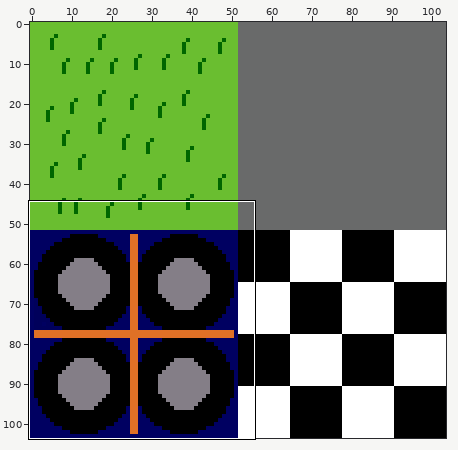
File history of a sprite sheet, maptiles2.png. Above, an overview of the earlier version with the close-up marked.
Close-up. Earlier state:
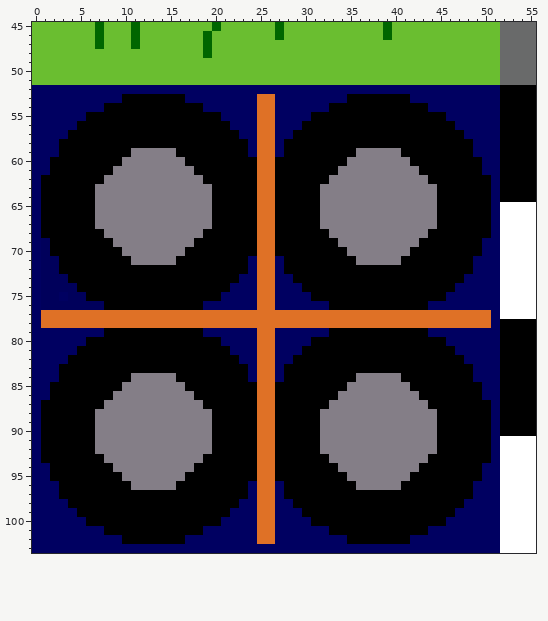
The file is 104x104 pixels. Shown: x 0..55, y 45..103.
The same view after the edit:
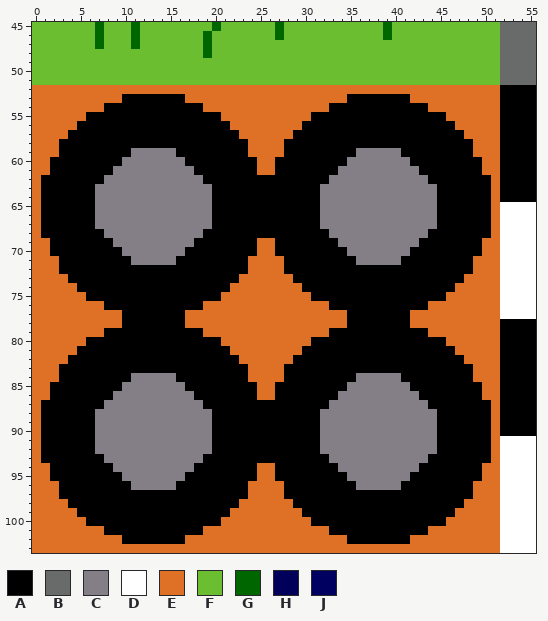
Palette (. is transparent): A #000000  B #696a6a  C #847e87  D #ffffff  E #df7126  F #6abe30  G #006600  H #00005b  J #000061
Diff:
y 52: x 0..51 JJJJJJJJJJJJJJJJJJJJJJJJJJJJJJJJJJJJJJJJJJJJJJJJJJJJ -> EEEEEEEEEEEEEEEEEEEEEEEEEEEEEEEEEEEEEEEEEEEEEEEEEEEE
y 53: x 0..9 JJJJJJJJJJ -> EEEEEEEEEE; x 17..24 JJJJJJJJ -> EEEEEEEE; x 27..34 JJJJJJJJ -> EEEEEEEE; x 42..51 JJJJJJJJJJ -> EEEEEEEEEE
y 54: x 0..7 JJJJJJJJ -> EEEEEEEE; x 19..24 JJJJJJ -> EEEEEE; x 27..32 JJJJJJ -> EEEEEE; x 44..51 JJJJJJJJ -> EEEEEEEE
y 55: x 0..5 JJJJJJ -> EEEEEE; x 21..24 JJJJ -> EEEE; x 27..30 JJJJ -> EEEE; x 46..51 JJJJJJ -> EEEEEE
y 56: x 0..4 JJJJJ -> EEEEE; x 22..24 JJJ -> EEE; x 27..29 JJJ -> EEE; x 47..51 JJJJJ -> EEEEE
y 57: x 0..3 JJJJ -> EEEE; x 23..24 JJ -> EE; x 27..28 JJ -> EE; x 48..51 JJJJ -> EEEE
y 58..59: x 0..2 JJJ -> EEE; x 24 J -> E; x 27 J -> E; x 49..51 JJJ -> EEE
y 60..61: x 0..1 JJ -> EE; x 50..51 JJ -> EE
y 62..68: x 0 J -> E; x 25..26 EE -> AA; x 51 J -> E
y 69..70: x 0..1 JH -> EE; x 50..51 JJ -> EE
y 71..72: x 0..2 JHH -> EEE; x 24 J -> E; x 27 J -> E; x 49..51 JJJ -> EEE
y 73: x 0..3 JHHH -> EEEE; x 23..24 JJ -> EE; x 27..28 JJ -> EE; x 48..51 JJJJ -> EEEE
y 74: x 0..4 JHHHH -> EEEEE; x 22..24 JJJ -> EEE; x 27..29 JJJ -> EEE; x 47..51 JJJJJ -> EEEEE
y 75: x 0..5 JHHJHH -> EEEEEE; x 21..24 JJJJ -> EEEE; x 27..30 JJJJ -> EEEE; x 46..51 JJJJJJ -> EEEEEE
y 76: x 0..7 JHHHHHHH -> EEEEEEEE; x 19..24 JJJJJJ -> EEEEEE; x 27..32 JJJJJJ -> EEEEEE; x 44..51 JJJJJJJJ -> EEEEEEEE
y 77..78: x 0 J -> E; x 10..16 EEEEEEE -> AAAAAAA; x 35..41 EEEEEEE -> AAAAAAA; x 51 J -> E
y 79: x 0..7 JJJJJJJJ -> EEEEEEEE; x 19..24 JJJJJJ -> EEEEEE; x 27..32 JJJJJJ -> EEEEEE; x 44..51 JJJJJJJJ -> EEEEEEEE
y 80: x 0..5 JJJJJJ -> EEEEEE; x 21..24 JJJJ -> EEEE; x 27..30 JJJJ -> EEEE; x 46..51 JJJJJJ -> EEEEEE
y 81: x 0..4 JJJJJ -> EEEEE; x 22..24 JJJ -> EEE; x 27..29 JJJ -> EEE; x 47..51 JJJJJ -> EEEEE
y 82: x 0..3 JJJJ -> EEEE; x 23..24 JJ -> EE; x 27..28 JJ -> EE; x 48..51 JJJJ -> EEEE
y 83..84: x 0..2 JJJ -> EEE; x 24 J -> E; x 27 J -> E; x 49..51 JJJ -> EEE
y 85..86: x 0..1 JJ -> EE; x 50..51 JJ -> EE
y 87..93: x 0 J -> E; x 25..26 EE -> AA; x 51 J -> E
y 94..95: x 0..1 JJ -> EE; x 50..51 JJ -> EE
y 96..97: x 0..2 JJJ -> EEE; x 24 J -> E; x 27 J -> E; x 49..51 JJJ -> EEE
y 98: x 0..3 JJJJ -> EEEE; x 23..24 JJ -> EE; x 27..28 JJ -> EE; x 48..51 JJJJ -> EEEE
y 99: x 0..4 JJJJJ -> EEEEE; x 22..24 JJJ -> EEE; x 27..29 JJJ -> EEE; x 47..51 JJJJJ -> EEEEE
y 100: x 0..5 JJJJJJ -> EEEEEE; x 21..24 JJJJ -> EEEE; x 27..30 JJJJ -> EEEE; x 46..51 JJJJJJ -> EEEEEE
y 101: x 0..7 JJJJJJJJ -> EEEEEEEE; x 19..24 JJJJJJ -> EEEEEE; x 27..32 JJJJJJ -> EEEEEE; x 44..51 JJJJJJJJ -> EEEEEEEE
y 102: x 0..9 JJJJJJJJJJ -> EEEEEEEEEE; x 17..24 JJJJJJJJ -> EEEEEEEE; x 27..34 JJJJJJJJ -> EEEEEEEE; x 42..51 JJJJJJJJJJ -> EEEEEEEEEE
y 103: x 0..51 JJJJJJJJJJJJJJJJJJJJJJJJJJJJJJJJJJJJJJJJJJJJJJJJJJJJ -> EEEEEEEEEEEEEEEEEEEEEEEEEEEEEEEEEEEEEEEEEEEEEEEEEEEE
